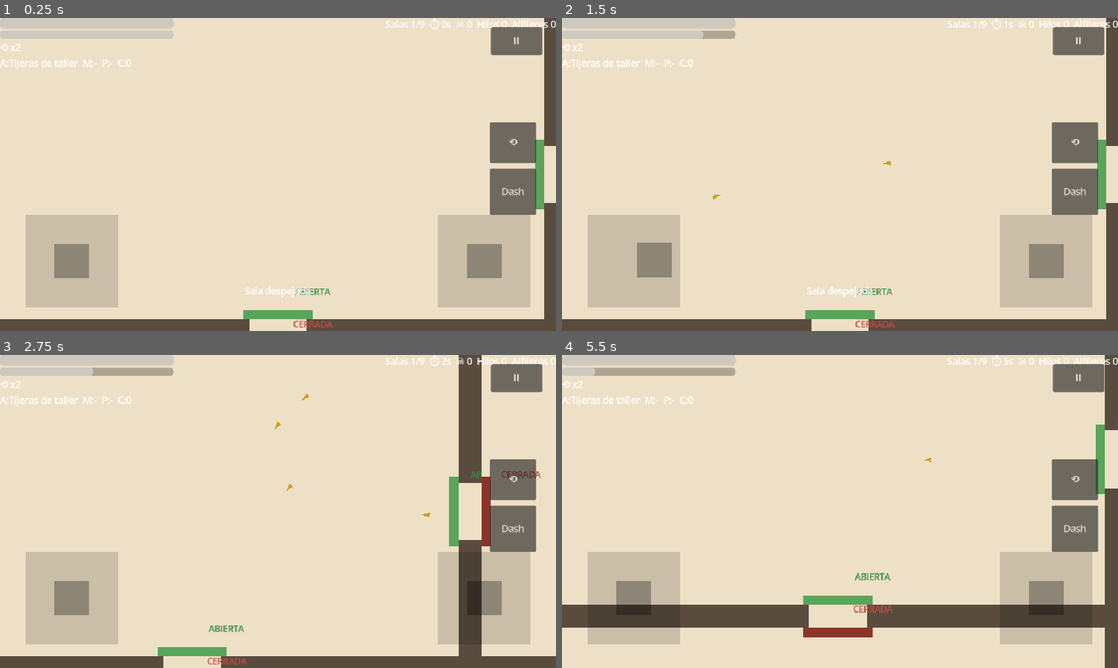
Above: before the commit, frames 1-4 (two rows, left to right).
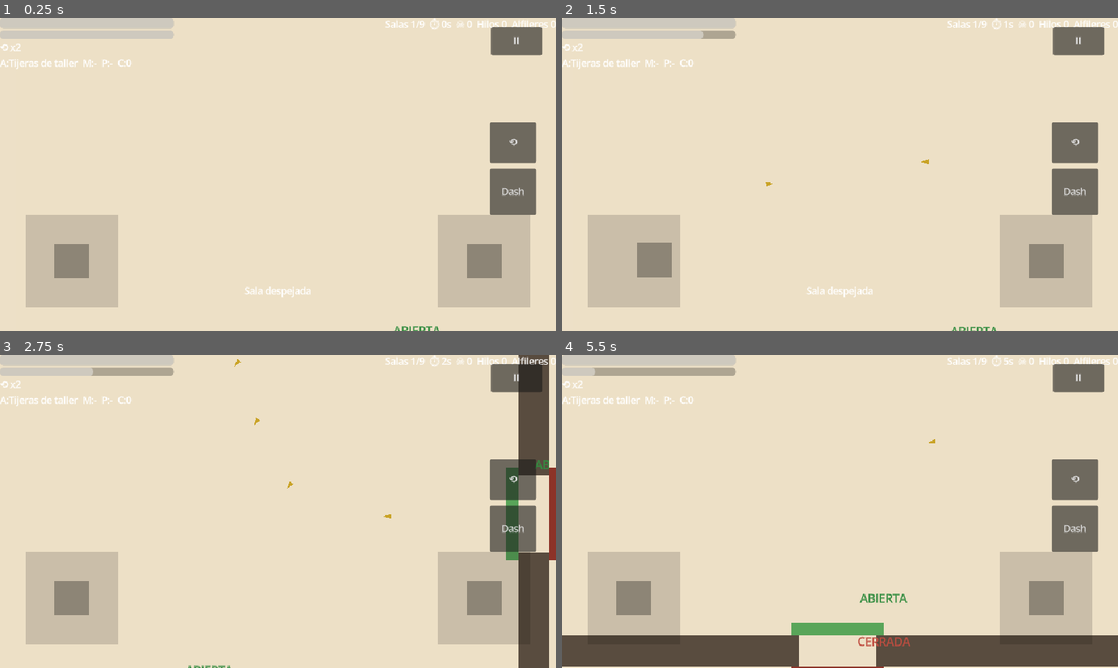
Above: after the commit, the same moments.

Repository: alex0593/Cuerda_y_Tijeras
Game: Godot game, scene res://gameplay/main/game.tscn
Two runs of this game, one before a commit and one after it. Both use one fixed random seed, a clock stepped at 60 frames per second and the inputs below.
Inputs (mouse positions are in pixels of both pictures, inside the frame that each line leads up to):
- Up to frame 1 (0.25 s): no input
- Up to frame 2 (1.5 s): tap Enter at 0.5 s; move the mouse to (962, 158) at 0.52 s; hold D (move_right) 0.53-1.25 s; tap Space (dash) at 0.6 s; click (962, 158) at 0.67 s; tap R (restart) at 1.25 s; drag from (728, 190) to (1101, 174) at 1.27 s
- Up to frame 3 (2.75 s): move the mouse to (333, 442) at 2.02 s; press the mouse at (333, 442) at 2.03 s; hold D (move_right) from 2.03 s (still down); tap Space (dash) at 2.3 s
- Up to frame 4 (5.5 s): release D (move_right) at 2.75 s; release the mouse at (895, 442) at 2.75 s; drag from (812, 574) to (756, 652) at 2.77 s; move the mouse to (1006, 558) at 3.52 s; hold A (move_left) 3.53-4.25 s; tap 1 (use_item) at 3.6 s; tap Space (dash) at 3.8, 5.1 s; drag from (673, 464) to (756, 433) at 4.27 s; move the mouse to (867, 511) at 5.02 s; hold S (move_down) from 5.03 s (still down); click (867, 511) at 5.17 s

The runs differ from the first frame. In frame 1, 5.9% of the frame differs, in the area x 0-100%, y 0-100%; in frame 2, 5.9%; in frame 3, 13%; in frame 4, 18%.

Commit message:
fix: salas más grandes que el viewport y encuadre con margen
En el móvil el personaje aparecía pegado al borde de la pantalla y costaba
encontrarlo. No era el dibujo del personaje: eran dos cosas del encuadre.

Con stretch=expand, un móvil panorámico (2412x1080, 2,23:1) deja el
viewport en 960x430, más bajo que la sala de 540. Y la sala medía
exactamente el ancho del viewport, así que la cámara no tenía ni un píxel
de margen: en cuanto la jugadora se acercaba a un muro, los límites del
mapa la empujaban hasta el borde. Con el flujo lineal no se notaba porque
solo había una sala en pantalla.

- room_generator: la sala pasa a 1280x720, siempre mayor que el viewport en
  los dos ejes.
- room.gd: el interior sigue diseñado en 960x540 y el nodo de la sala se
  escala. Así una sala más grande no obliga a rehacer la colocación de
  muros, cobertura, puertas, botín y taller: se escala todo junto.
  entry_position() devuelve coordenadas de mundo, ya escaladas.
- game.gd: la jugadora crece con la sala y con ella su velocidad, para que
  la proporción del diseño no cambie y la partida no se alargue. El
  encuadre se calcula por viewport, con tope de 1.0, y se acerca lo justo
  para que la jugadora se vea sin dejar la cámara sin margen.
- test_h1_rooms comprueba lo que de verdad importa: que la jugadora no se
  salga de la pantalla pegada a un muro y que ocupe más del 4% de la
  altura. La primera versión del test pedía ver la sala entera, que
  contradice el encuadre; se corrigió al comprobar el resultado.

Diff:
--- a/core/room_generator.gd
+++ b/core/room_generator.gd
@@ -10,7 +10,11 @@
 # cruzar el mapa sea la decisión de ritmo de la partida.
 const GRID_COLS := 3
 const GRID_ROWS := 3
-const ROOM_SIZE := Vector2(960, 540)
+# La sala tiene que ser MÁS grande que el viewport en los dos ejes, o la cámara
+# no tiene margen y empuja a la jugadora al borde de la pantalla en cuanto se
+# acerca a un muro. Con stretch=expand, un móvil panorámico (2412x1080) deja el
+# viewport en 960x430, así que 960x540 no daba ningún margen (doc 07 §5.1).
+const ROOM_SIZE := Vector2(1280, 720)
 const START_CELL := Vector2i(0, 0)
 const BOSS_CELL := Vector2i(GRID_COLS - 1, GRID_ROWS - 1)
 # Reparto de las salas libres: 3 combates, 1 tesoro y 2 riesgos.
--- a/gameplay/main/game.gd
+++ b/gameplay/main/game.gd
@@ -81,6 +81,8 @@
 	camera.limit_top = 0
 	camera.limit_right = int(room_size.x * grid.x)
 	camera.limit_bottom = int(room_size.y * grid.y)
+	_fit_camera(room_size)
+	get_viewport().size_changed.connect(_fit_camera.bind(room_size))
 	for data in (flow["rooms"] as Array):
 		var room: RoomScript = preload("res://gameplay/rooms/room.tscn").instantiate()
 		room.process_mode = Node.PROCESS_MODE_PAUSABLE
@@ -91,12 +93,39 @@
 		rooms[room.grid_cell] = room
 	GameState.rooms_total = rooms.size()
 
+# Encuadre de la cámara. La sala es más grande que el viewport, así que la
+# cámara puede centrarla; el encuadre se calcula para que la jugadora se vea con
+# tamaño y para que sobre sitio en los dos ejes. Sin esto, en un móvil
+# panorámico (stretch=expand deja el viewport en 960x430) la jugadora acababa
+# pegada al borde de la pantalla al acercarse a un muro.
+#   1.0 = se ve la sala entera; mayor que 1 = más cerca.
+const CAMERA_FILL := 0.72
+
+func _fit_camera(room_size: Vector2) -> void:
+	var view: Vector2 = get_viewport_rect().size
+	if view.x <= 0.0 or view.y <= 0.0 or room_size.x <= 0.0 or room_size.y <= 0.0:
+		return
+	# Acercarse lo justo para que la jugadora ocupe una parte de la pantalla,
+	# pero sin pasarse: en el eje que manda, la vista tiene que ser más pequeña
+	# que la sala, o la cámara no tiene margen y la empuja al borde. El tope de
+	# 1.0 evita alejarse más de la cuenta en pantallas cuadradas.
+	var zoom_x: float = view.x / (room_size.x * CAMERA_FILL)
+	var zoom_y: float = view.y / (room_size.y * CAMERA_FILL)
+	var zoom: float = minf(minf(zoom_x, zoom_y), 1.0)
+	camera.zoom = Vector2(zoom, zoom)
+
 func _spawn_player() -> void:
 	player = LelaScript.instantiate()
+	# La jugadora crece con la sala para conservar la proporción del diseño: si
+	# no, el personaje se quedaría pequeño respecto a los muros y a los enemigos.
+	var k := RoomScript.SCALE
+	player.scale = Vector2(k.x, k.y)
+	player.move_speed *= k.x
+	player.dash_speed *= k.x
 	add_child(player)
 	move_child(player, 0)
 	var start: RoomScript = rooms.get(START_CELL)
-	player.global_position = start.global_position + Vector2(140, 270)
+	player.global_position = start.global_position + Vector2(140.0 * k.x, 270.0 * k.y)
 
 # Entrar en una sala la despierta la primera vez y deja a la jugadora dentro.
 func _enter_room(cell: Vector2i, from_direction: String) -> void:
--- a/gameplay/rooms/room.gd
+++ b/gameplay/rooms/room.gd
@@ -10,6 +10,11 @@
 const ROOM_SIZE := Vector2(960, 540)
 const WALL := 20.0
 const DOOR_GAP := 100.0
+# El interior de la sala está diseñado en 960x540 y el nodo se escala al tamaño
+# real de la sala. Así una sala más grande no obliga a rehacer la colocación de
+# muros, cobertura, puertas, botín y taller: se escala todo junto.
+const DESIGN := Vector2(960, 540)
+const SCALE := Vector2(1280.0 / 960.0, 720.0 / 540.0)
 # Dónde aparece la jugadora al entrar por cada puerta, ya dentro de la sala.
 const ENTRY_SPOTS := {
 	"left": Vector2(110, 270),
@@ -54,6 +59,9 @@
 	rng.seed = room_seed if room_seed != 0 else int(Time.get_ticks_usec())
 	enemies_to_spawn = (room.get("enemies", []) as Array).duplicate()
 	position = room.get("position", Vector2.ZERO)
+	# El interior sigue en el espacio de diseño; el escalado lleva la sala al
+	# tamaño real del mapa.
+	scale = SCALE
 
 func _ready() -> void:
 	_ready_done = true
@@ -193,9 +201,12 @@
 		add_child(label)
 		door_labels[dir] = label
 
-# Punto de aparición al entrar por una puerta concreta.
+# Punto de aparición al entrar por una puerta concreta, en coordenadas de mundo:
+# el interior está en el espacio de diseño, así que hay que aplicarle el
+# escalado de la sala.
 func entry_position(direction: String) -> Vector2:
-	return ENTRY_SPOTS.get(direction, Vector2(480, 270))
+	var at: Vector2 = ENTRY_SPOTS.get(direction, Vector2(480, 270))
+	return Vector2(at.x * SCALE.x, at.y * SCALE.y)
 
 func _on_door_body_entered(body: Node, direction: String) -> void:
 	if is_cleared and body.is_in_group("player"):
--- a/tests/test_h1_rooms.gd
+++ b/tests/test_h1_rooms.gd
@@ -69,6 +69,33 @@
 		if not (combat.door_areas[dir] as Area2D).monitoring:
 			locked = true
 	_check(locked, "las puertas deben empezar cerradas")
+
+	# 3b. Encuadre: la jugadora tiene que verse con tamaño y no salirse de la
+	#     pantalla ni al pegarse a un muro. En un móvil panorámico el viewport
+	#     es más bajo que la sala y, sin margen, el personaje salía pegado al
+	#     borde y era difícil de encontrar.
+	var cam = scene.get("camera")
+	var view: Vector2 = scene.get_viewport_rect().size
+	_check(cam.zoom.x > 0.0, "el encuadre tiene que ser válido")
+	var visible_world: Vector2 = view / cam.zoom
+	# La vista tiene que ser más pequeña que la sala en el eje que manda: si no,
+	# la cámara se queda sin margen y empuja a la jugadora al borde.
+	var room_size: Vector2 = scene.flow.get("room_size", Vector2(1280, 720))
+	_check(visible_world.x <= room_size.x or visible_world.y <= room_size.y,
+		"la vista debe ser más pequeña que la sala en al menos un eje: vista %s, sala %s" % [str(visible_world.round()), str(room_size)])
+	# Pegada a la esquina de la sala, la jugadora sigue dentro de la pantalla.
+	player.global_position = start.global_position + Vector2(60, 60)
+	await process_frame
+	await process_frame
+	var on_screen: Vector2 = (player.global_position - cam.get_screen_center_position()) + view * 0.5
+	_check(on_screen.x > 0.0 and on_screen.x < view.x and on_screen.y > 0.0 and on_screen.y < view.y,
+		"la jugadora no puede salirse de la pantalla: está en %s de %s" % [str(on_screen.round()), str(view.round())])
+	# Y tiene que ocupar una parte visible de la pantalla, no ser una mota.
+	var body_size := 36.0 * float(player.scale.x)
+	var share: float = body_size / visible_world.y
+	_check(share > 0.04, "la jugadora ocupa solo el %.1f%% de la pantalla: es demasiado pequeña" % (share * 100.0))
+	player.global_position = start.global_position + Vector2(640, 360)
+	await process_frame
 
 	# 4. Limpiar la sala abre sus puertas y no se deshace.
 	for enemy in combat.spawned:
